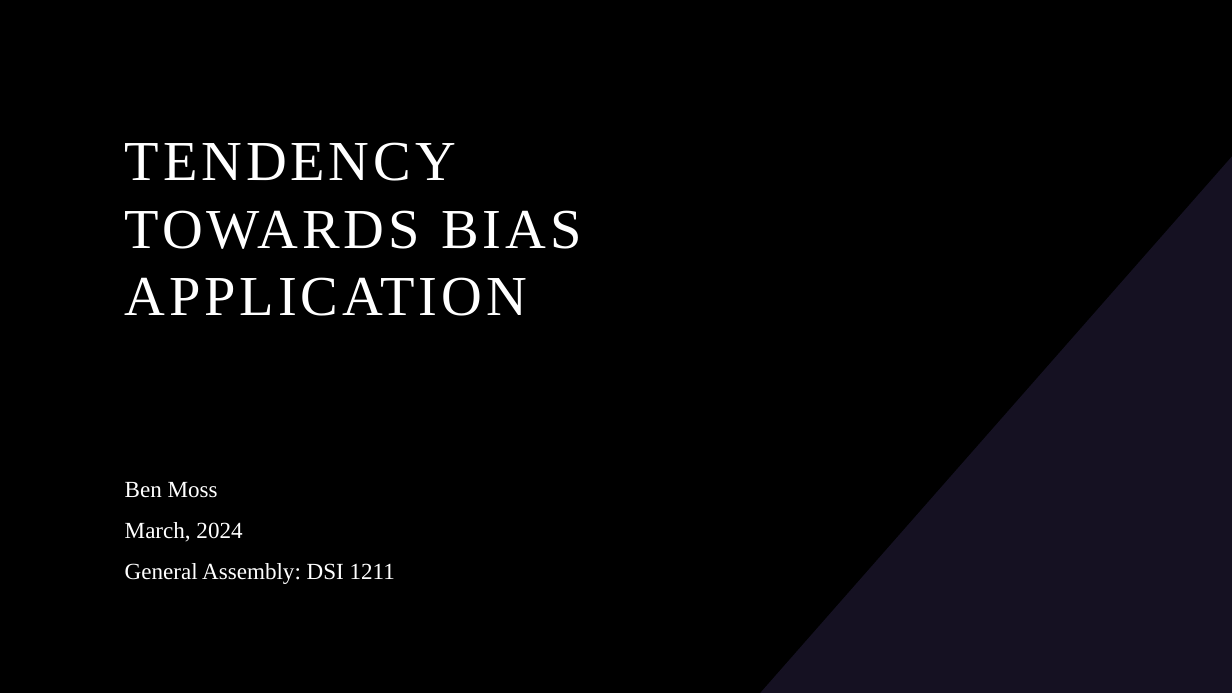
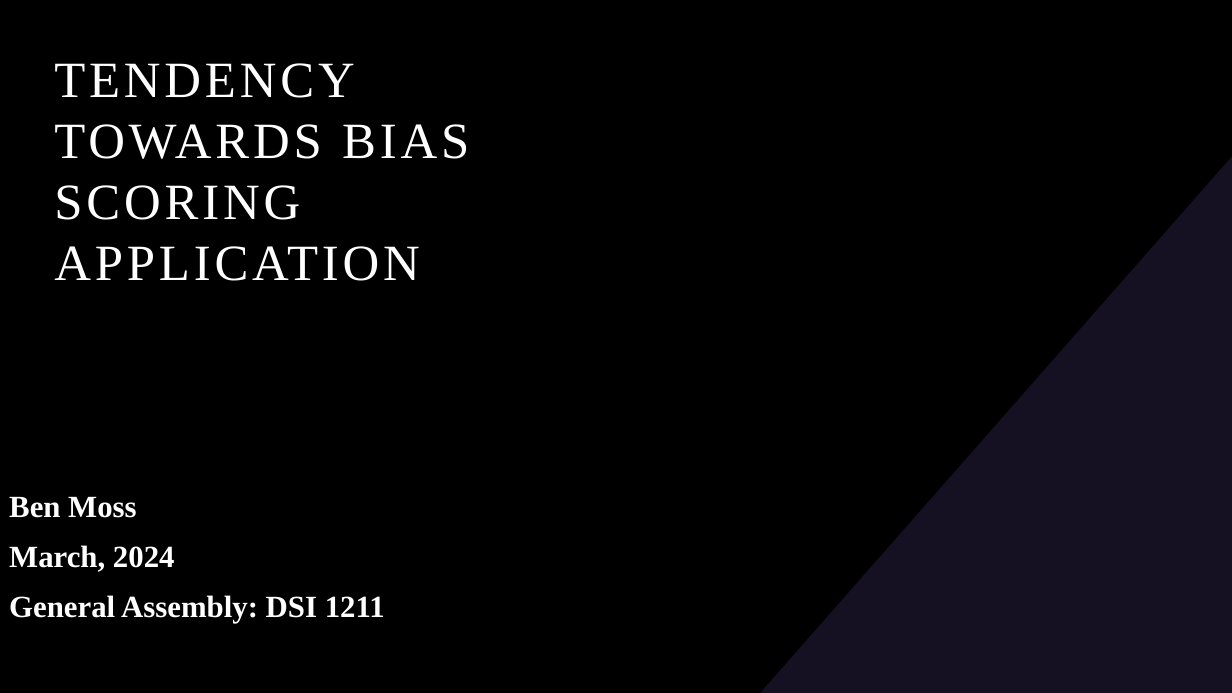
Before and after one commit to BenjaminRocco/Capstone_Project, a slide deck: slide 1 of Capstone_Presentation.pptx. Drawn at 1232x693 pixels with LibreOffice and Linux fonts; fonts in the diff are those of the drawing; background and template pictures are left out. Boxes give left, top, right and bottom in pixels: in the first picture for what was removed or moved away, otherwise in the second. Text is boxed around its words. In the diff, an @@ line names an element or a change of style, - is before the commit and + after.

```diff
--- a/Capstone_Presentation.pptx
+++ b/Capstone_Presentation.pptx
@@ title at [54,63,469,281]: text changed; size 44 to 39.6 pt @@
-TENDENCY TOWARDS BIAS
-APPLICATION
+TENDENCY TOWARDS BIAS
+SCORING
+APPLICATION
@@ subtitle "Ben Moss": place and size @@
-subtitle "Ben Moss" at [125,482,395,584]
+subtitle "Ben Moss" at [9,496,385,623]
@@ subtitle "Ben Moss" at [9,496,385,623]: size 18 to 24 pt, bold on @@
```
Also in this commit, not shown: 6 other slides changed, 3 slides added, 1 slide removed, 1 other file.
